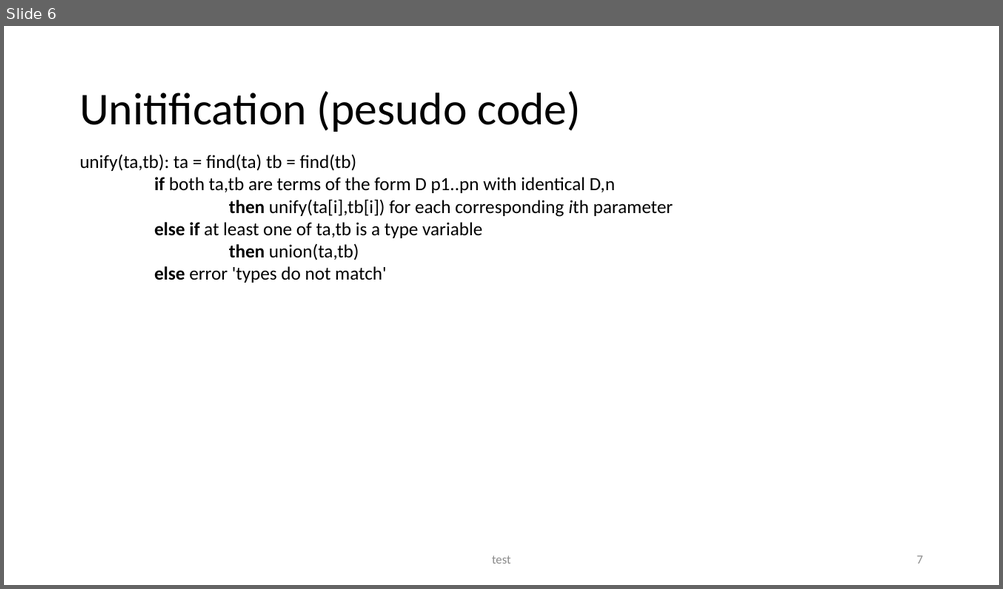
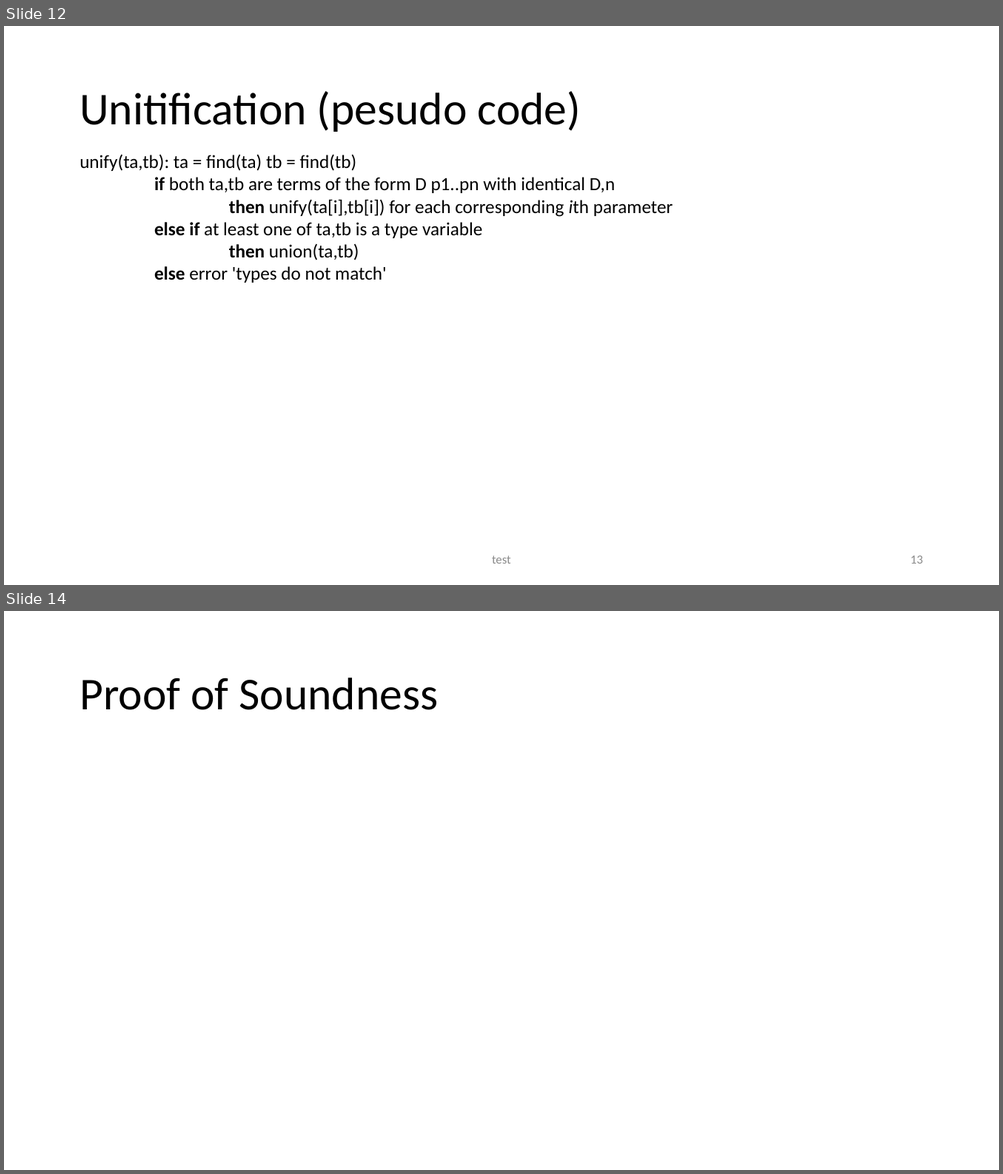
Before and after one commit to seanwestfall/algorithm_w_presentation, a slide deck: Presentation1.pptx. Shown one above the other, each under a label of ours: slide 6 before the commit, slides 12 and 14 after it; the slides between them are not shown. The pictures are 1003x589 and 1003x1174 pixels, drawn with LibreOffice and Linux fonts; fonts in the diff are those of the drawing. Boxes give left, top, right and bottom in pixels: in the first picture for what was removed or moved away, otherwise in the second. Text is boxed around its words. In the diff, an @@ line names an element or a change of style, - is before the commit and + after.

```diff
--- a/Presentation1.pptx
+++ b/Presentation1.pptx
@@ slide 14 added at [4, 611, 999, 1170], background #FFFFFF @@
@@ title added at [79, 678, 438, 710], 44 pt, text #000000 @@
+Proof of Soundness
@@ what was slide 6 is now slide 12 @@
@@ page number at [910, 556, 922, 564]: text changed @@
-7
+13
```
Also in this commit, not shown: 1 slide changed, 10 other slides added.
